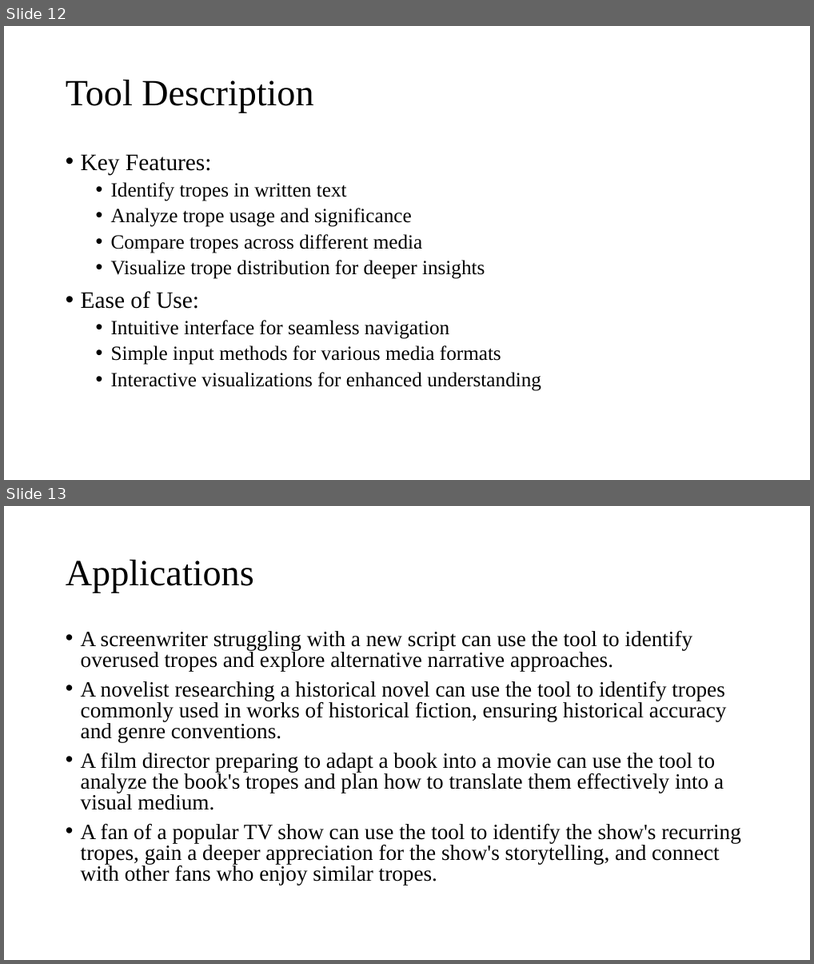
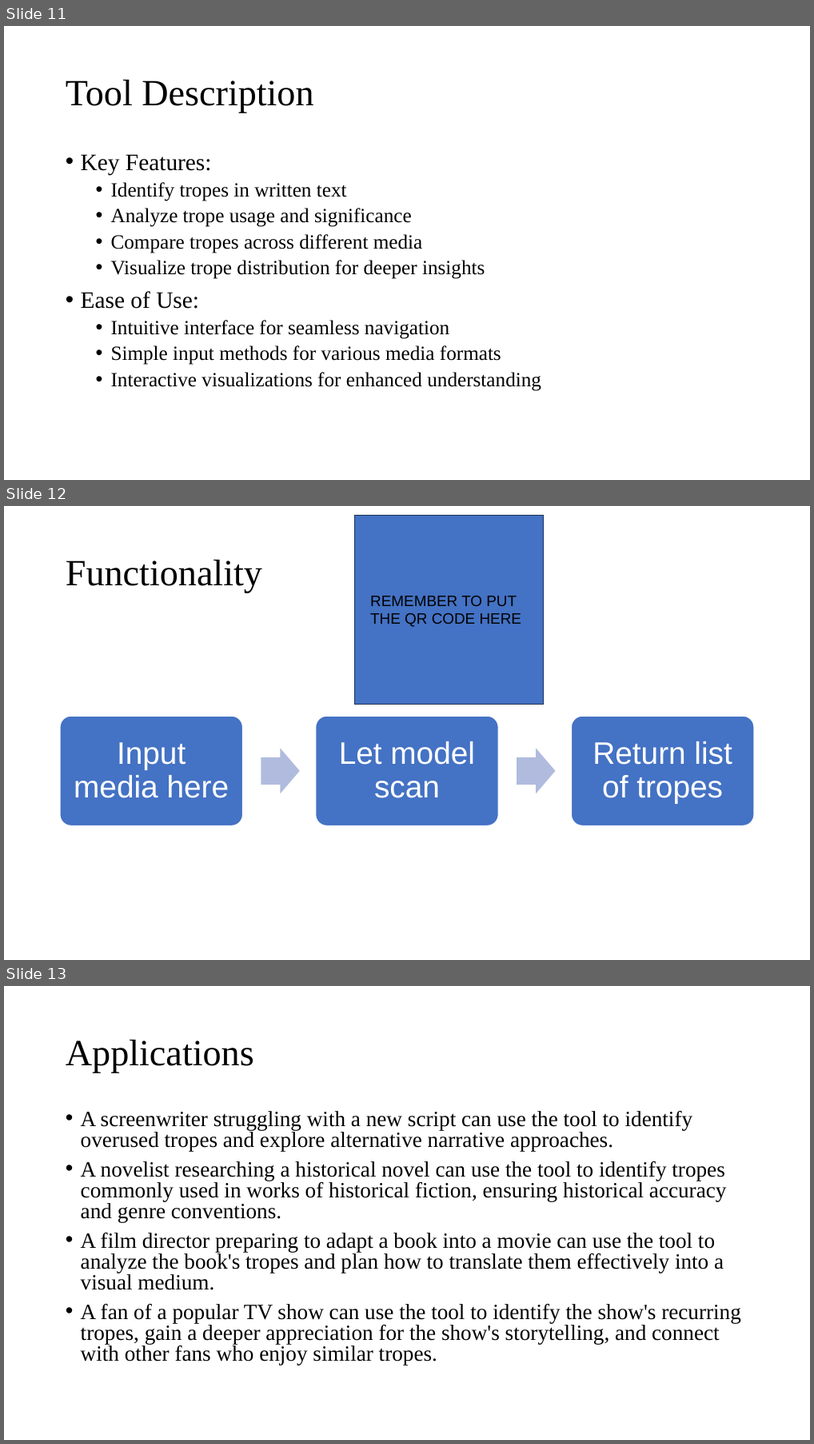
Before and after one commit to ivanchanzhengyang/Media-Trope-Scanner, a slide deck: Unveiling Tropes.pptx. Shown one above the other, each under a label of ours: slides 12 and 13 before the commit, slides 11, 12 and 13 after it. The pictures are 814x964 and 814x1444 pixels, drawn with LibreOffice and Linux fonts; fonts in the diff are those of the drawing; background and template pictures are left out. Boxes give left, top, right and bottom in pixels: in the first picture for what was removed or moved away, otherwise in the second. Text is boxed around its words. In the diff, an @@ line names an element or a change of style, - is before the commit and + after.

```diff
--- a/Unveiling Tropes.pptx
+++ b/Unveiling Tropes.pptx
@@ slide 12 added at <box>4,506,810,960</box>, background #FFFFFF @@
@@ rectangle added at <box>354,515,543,704</box>, fill #4472C4, outline #1E3256 1 pt @@
@@ title added at <box>66,560,262,593</box>, 44 pt, text #000000 @@
+Functionality
@@ text added at <box>370,596,522,627</box>, 18 pt, text #000000 @@
+REMEMBER TO PUT THE QR CODE HERE
@@ group added at <box>60,716,754,825</box>: 3 rounded rectangles, 3 texts, 2 right arrows @@
+Input media here
+Let model scan
+Return list of tropes
@@ what was slide 12 is now slide 11 @@
```
Also in this commit, not shown: 3 slides changed, 3 other slides added, 2 slides removed, 47 other files.
